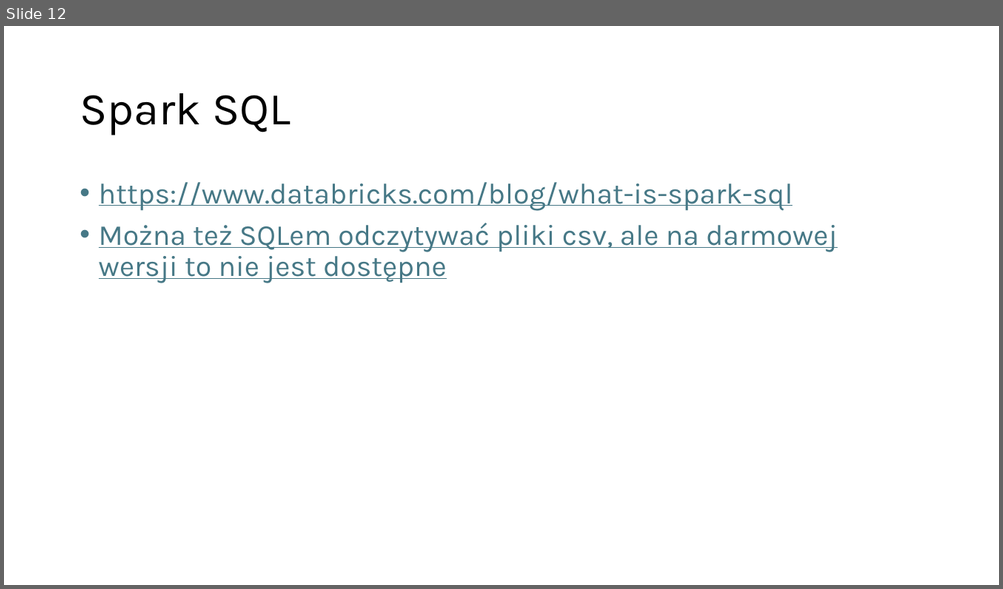
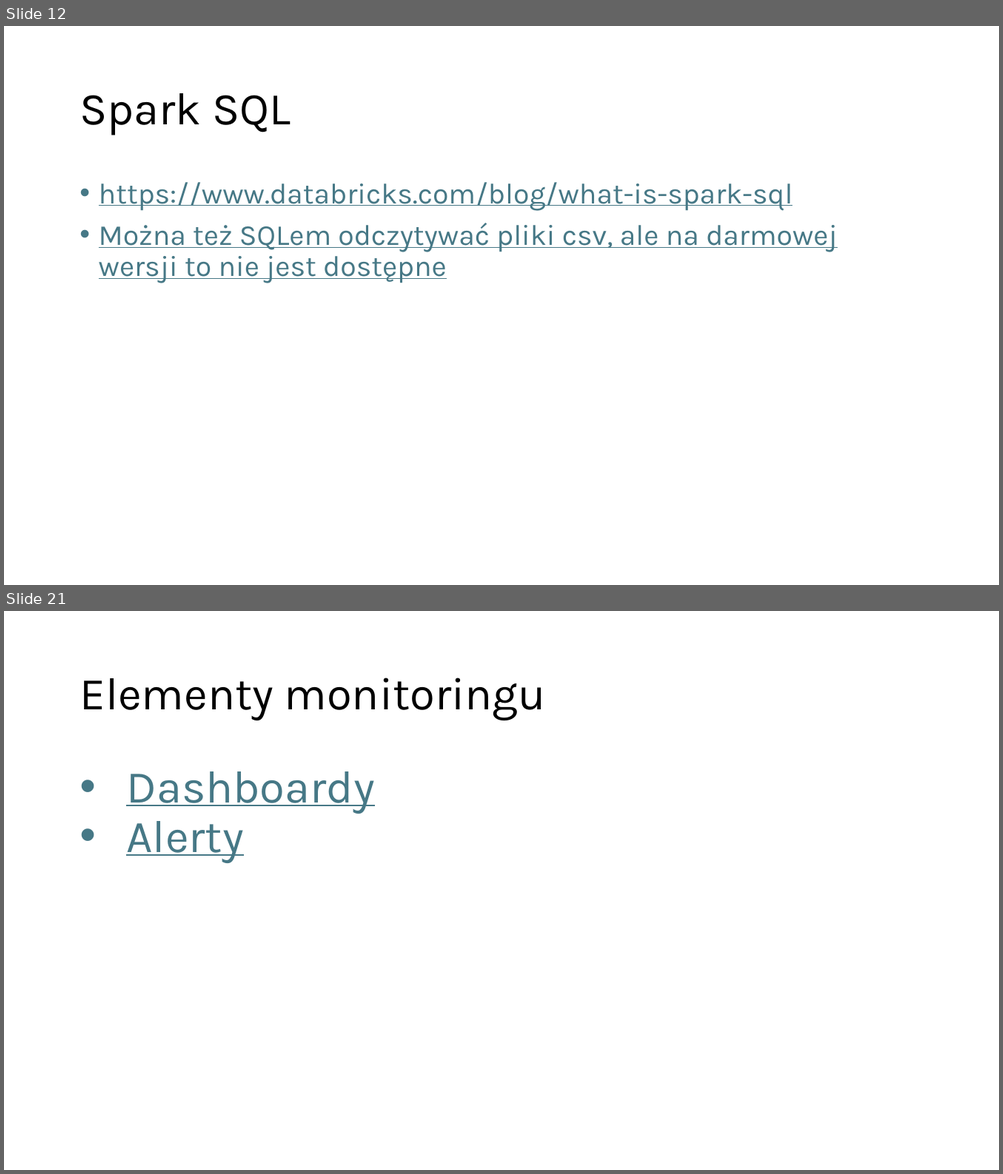
Before and after one commit to Bartekfiolek/Platforma-Databricks, a slide deck: Platforma Databricks.pptx. Shown one above the other, each under a label of ours: slide 12 before the commit, slides 12 and 21 after it; the slides between them are not shown. The pictures are 1003x589 and 1003x1174 pixels, drawn with LibreOffice and Linux fonts; fonts in the diff are those of the drawing. Boxes give left, top, right and bottom in pixels: in the first picture for what was removed or moved away, otherwise in the second. Text is boxed around its words. In the diff, an @@ line names an element or a change of style, - is before the commit and + after.

```diff
--- a/Platforma Databricks.pptx
+++ b/Platforma Databricks.pptx
@@ slide 21 added at box(4, 611, 999, 1170), background #FFFFFF @@
@@ title added at box(79, 678, 546, 721), 44 pt, text #000000 @@
+Elementy monitoringu
@@ text added at box(126, 772, 374, 863), 44 pt, text #467886, underline @@
+• Dashboardy
+• Alerty
```
Also in this commit, not shown: 8 other slides added, 1 slide removed.
